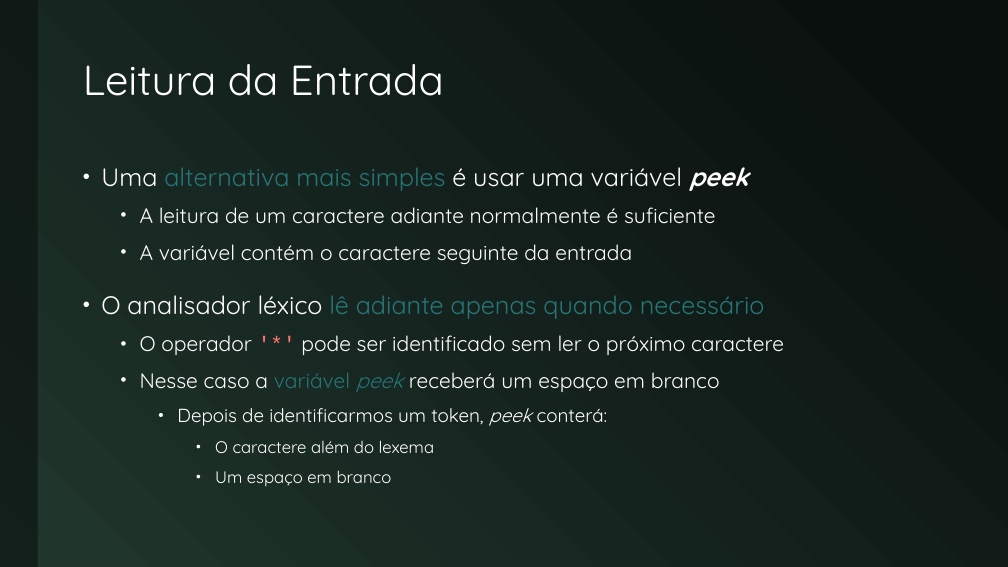
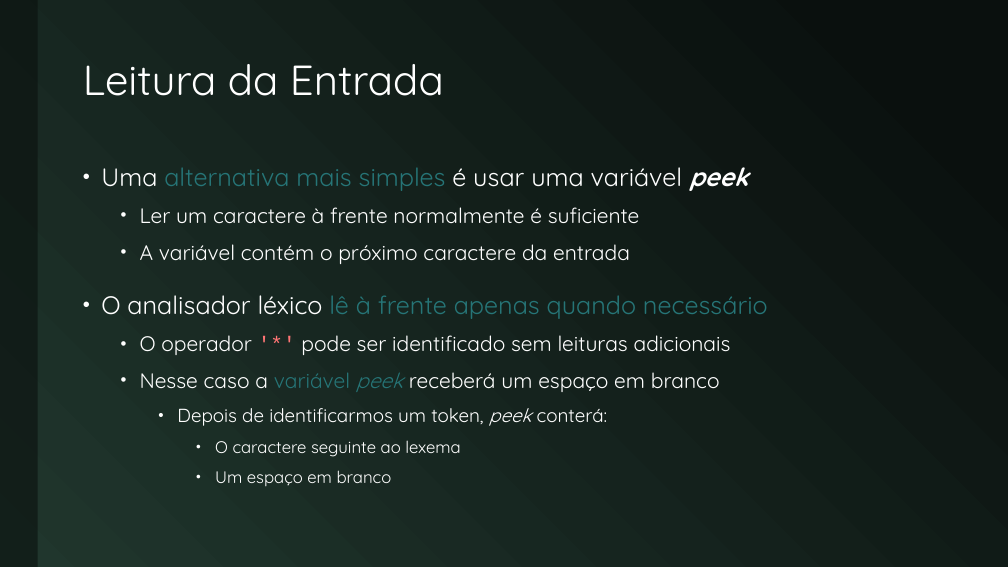
Before and after one commit to JudsonSS/Compiladores, a slide deck: slide 9 of Slides/06. Análise Léxica.pptx. Drawn at 1008x567 pixels with LibreOffice and Linux fonts; fonts in the diff are those of the drawing. Boxes give left, top, right and bottom in pixels: in the first picture for what was removed or moved away, otherwise in the second. Text is boxed around its words. In the diff, an @@ line names an element or a change of style, - is before the commit and + after.

```diff
--- a/Slides/06. Análise Léxica.pptx
+++ b/Slides/06. Análise Léxica.pptx
@@ text at [101, 207, 768, 355]: text changed @@
-  • A leitura de um caractere adiante normalmente é suficiente
-  • A variável contém o caractere seguinte da entrada
-• O analisador léxico lê adiante apenas quando necessário
-  • O operador '*' pode ser identificado sem ler o próximo caractere
+  • Ler um caractere à frente normalmente é suficiente
+  • A variável contém o próximo caractere da entrada
+• O analisador léxico lê à frente apenas quando necessário
+  • O operador '*' pode ser identificado sem leituras adicionais
@@ text at [215, 440, 460, 457]: text changed @@
-      • O caractere além do lexema
+      • O caractere seguinte ao lexema
```
Also in this commit, not shown: 14 other slides changed, 2 other files.
